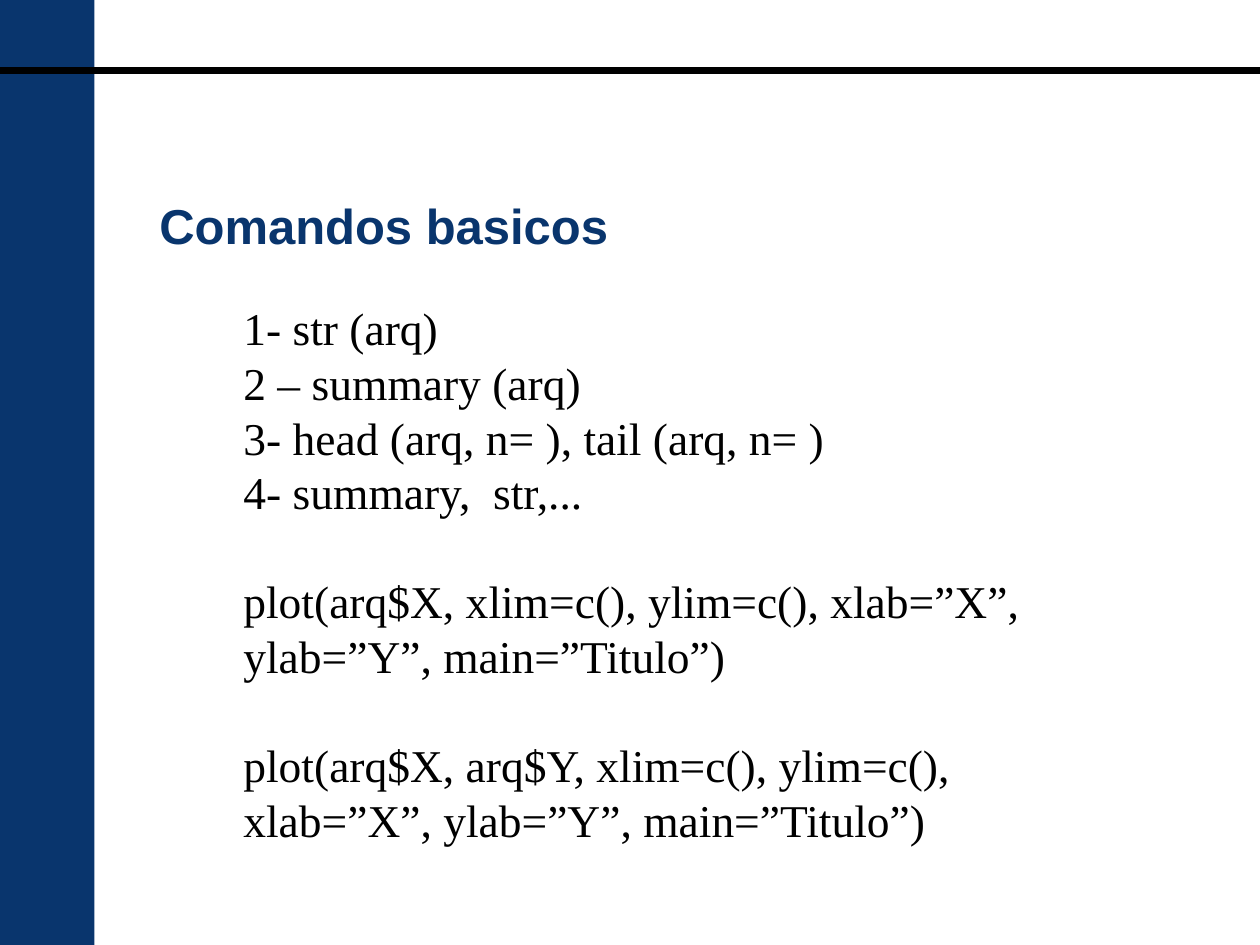
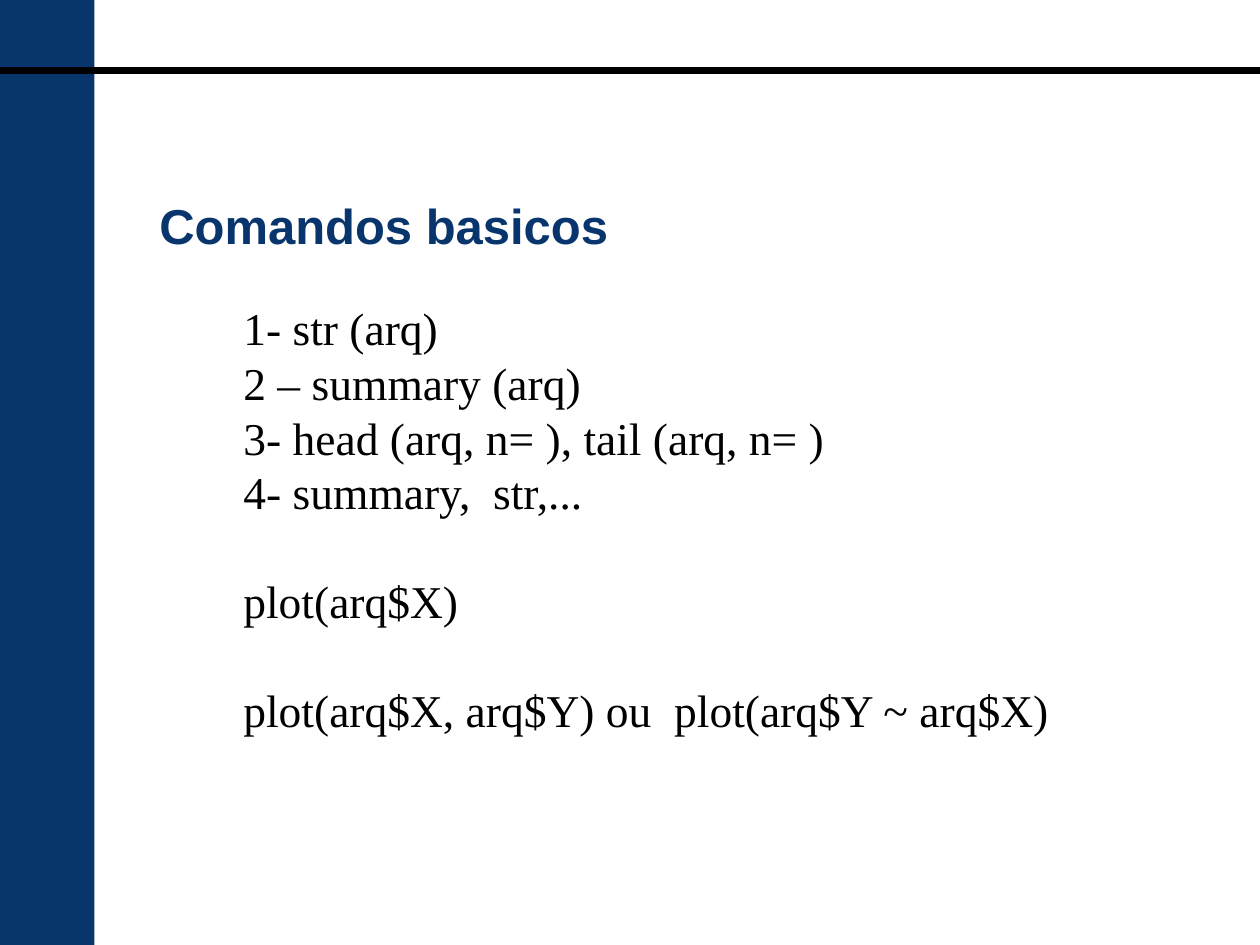
Before and after one commit to HumbertoSubiza/AED-I, a slide deck: slide 9 of 01 conceitos basicos.odp. Drawn at 1260x945 pixels with LibreOffice and Linux fonts; fonts in the diff are those of the drawing; background and template pictures are left out. Boxes give left, top, right and bottom in pixels: in the first picture for what was removed or moved away, otherwise in the second. Text is boxed around its words. In the diff, an @@ line names an element or a change of style, - is before the commit and + after.

```diff
--- a/01 conceitos basicos.odp
+++ b/01 conceitos basicos.odp
@@ text at (243,585,1048,736): text changed @@
-plot(arq$X, xlim=c(), ylim=c(), xlab=”X”, ylab=”Y”, main=”Titulo”)
-plot(arq$X, arq$Y, xlim=c(), ylim=c(), xlab=”X”, ylab=”Y”, main=”Titulo”)
+plot(arq$X)
+plot(arq$X, arq$Y) ou plot(arq$Y ~ arq$X)
```
Also in this commit, not shown: 2 other slides changed, 20 other files.
